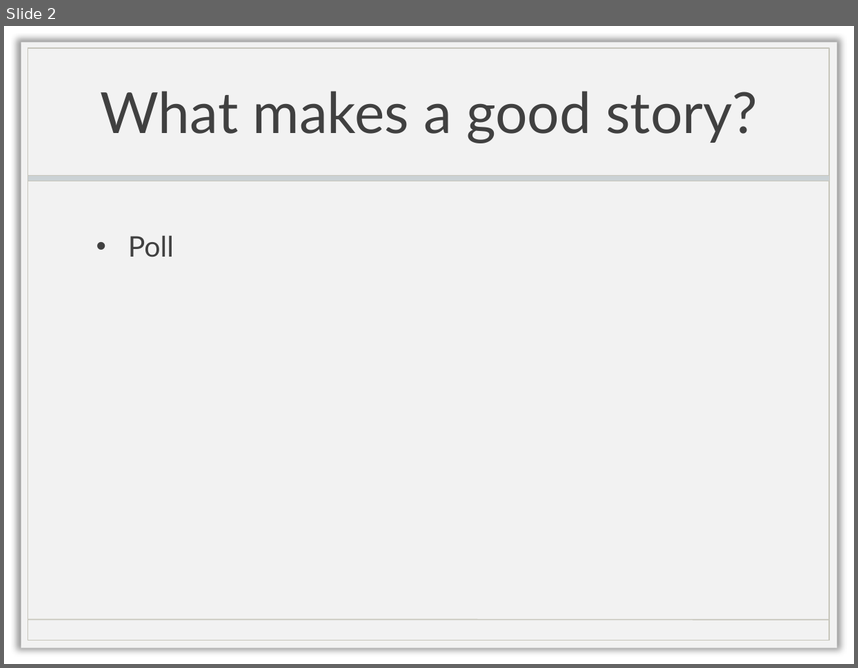
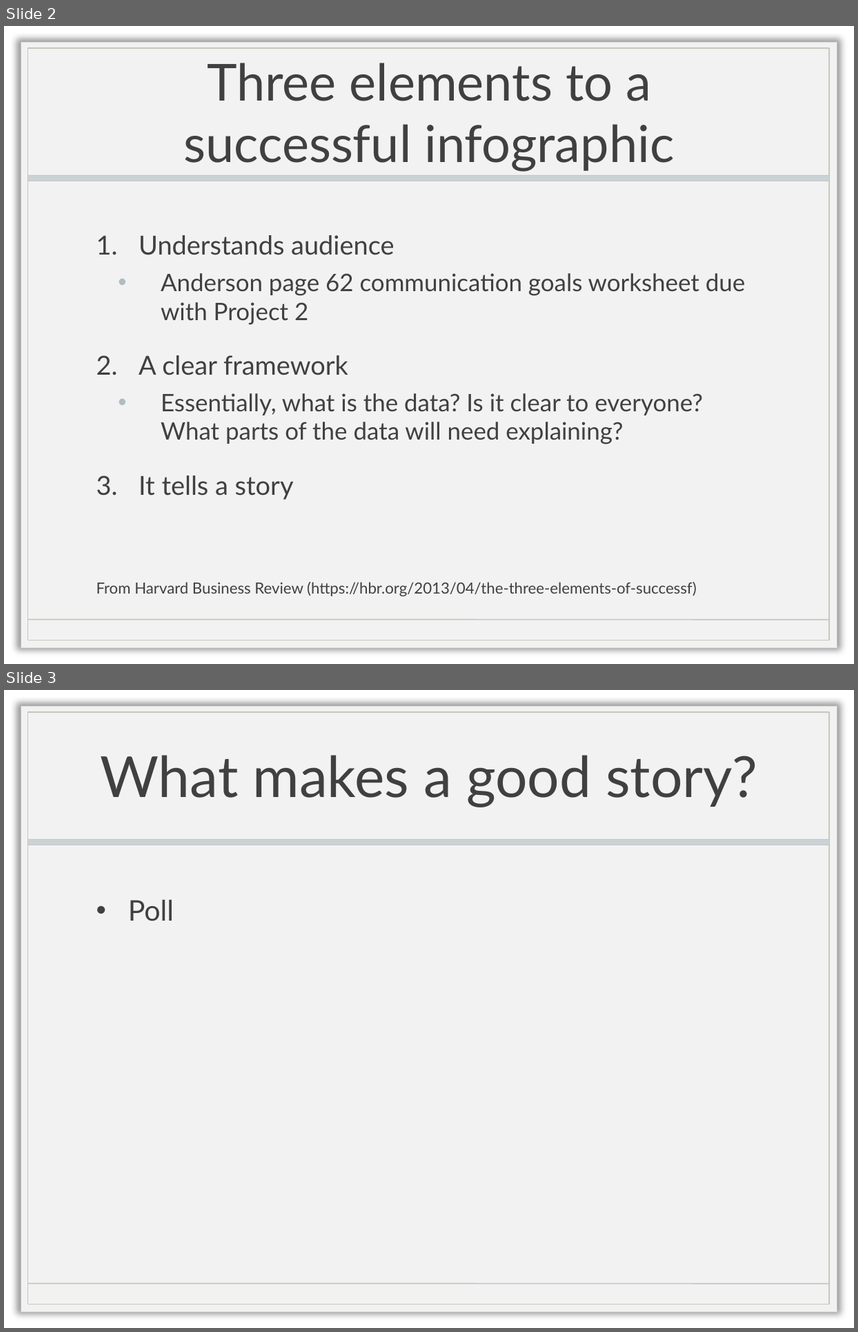
Before and after one commit to doctorlam/tecm4180, a slide deck: readings/storytelling.pptx. Shown one above the other, each under a label of ours: slide 2 before the commit, slides 2 and 3 after it. The pictures are 858x668 and 858x1332 pixels, drawn with LibreOffice and Linux fonts; fonts in the diff are those of the drawing; background and template pictures are left out. Boxes give left, top, right and bottom in pixels: in the first picture for what was removed or moved away, otherwise in the second. Text is boxed around its words. In the diff, an @@ line names an element or a change of style, - is before the commit and + after.

```diff
--- a/readings/storytelling.pptx
+++ b/readings/storytelling.pptx
@@ slide 2 added at [4, 26, 854, 664], background picture (left out); not listed: 4 template elements that a slide beside it also shows @@
@@ title added at [184, 63, 674, 172], 43.2 pt, text #404040 @@
+Three elements to a successful infographic
@@ text added at [96, 235, 745, 596], 20.4 pt, text #404040 @@
+1. Understands audience
+  • Anderson page 62 communication goals worksheet due with Project 2
+2. A clear framework
+  • Essentially, what is the data? Is it clear to everyone? What parts of the data will need explaining?
+3. It tells a story
+From Harvard Business Review (https://hbr.org/2013/04/the-three-elements-of-successf)
@@ what was slide 2 is now slide 3 @@
```
Also in this commit, not shown: 3 slides changed, 4 other slides added.
